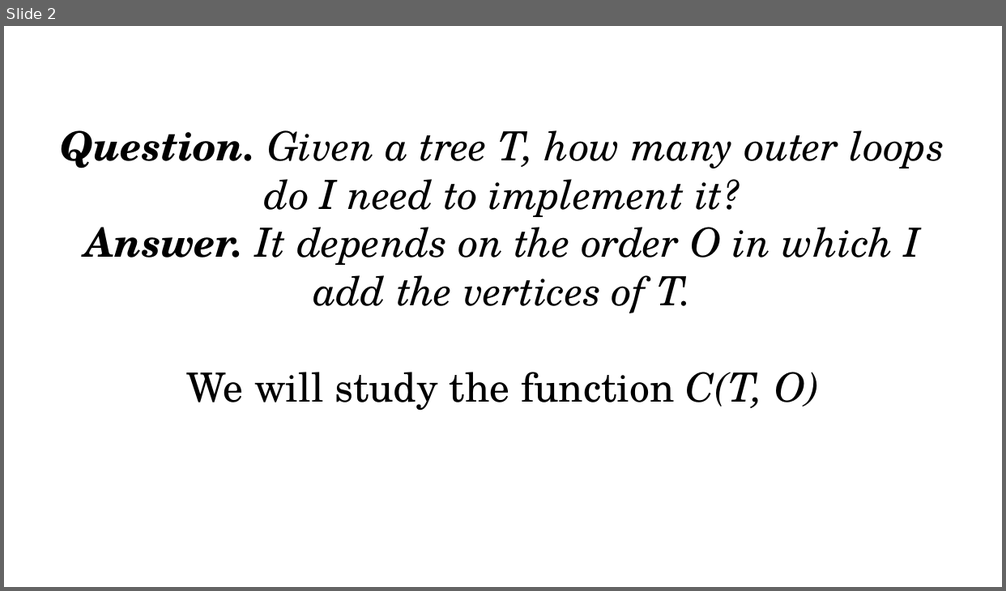
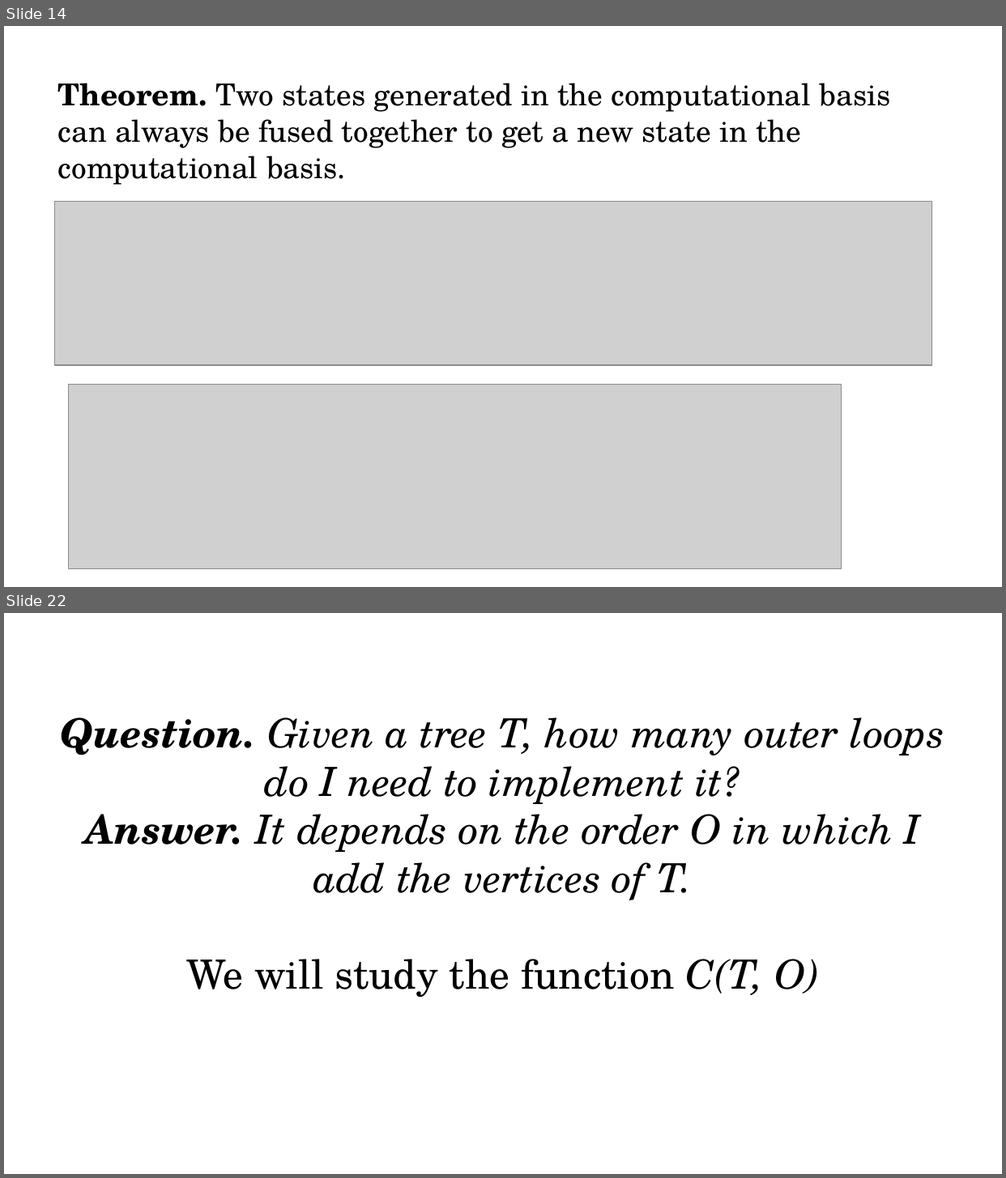
Before and after one commit to thenerdmix/vdsp, a slide deck: presentation/Untitled 1.odp. Shown one above the other, each under a label of ours: slide 2 before the commit, slides 14 and 22 after it; the slides between them are not shown. The pictures are 1006x591 and 1006x1178 pixels, drawn with LibreOffice and Linux fonts; fonts in the diff are those of the drawing; grey boxes stand for pictures. Boxes give left, top, right and bottom in pixels: in the first picture for what was removed or moved away, otherwise in the second. Text is boxed around its words. In the diff, an @@ line names an element or a change of style, - is before the commit and + after.

```diff
--- a/presentation/Untitled 1.odp
+++ b/presentation/Untitled 1.odp
@@ slide 14 added at box(4, 26, 1002, 587), background #FFFFFF @@
@@ text added at box(58, 83, 891, 185), 24 pt, text #000000 @@
+Theorem. Two states generated in the computational basis can always be fused together to get a new state in the computational basis.
@@ picture added at box(55, 201, 932, 365) @@
@@ picture added at box(68, 385, 842, 570) @@
@@ what was slide 2 is now slide 22 @@
```
Also in this commit, not shown: 3 slides changed, 22 other slides added, 1 slide removed, 9 other files.
